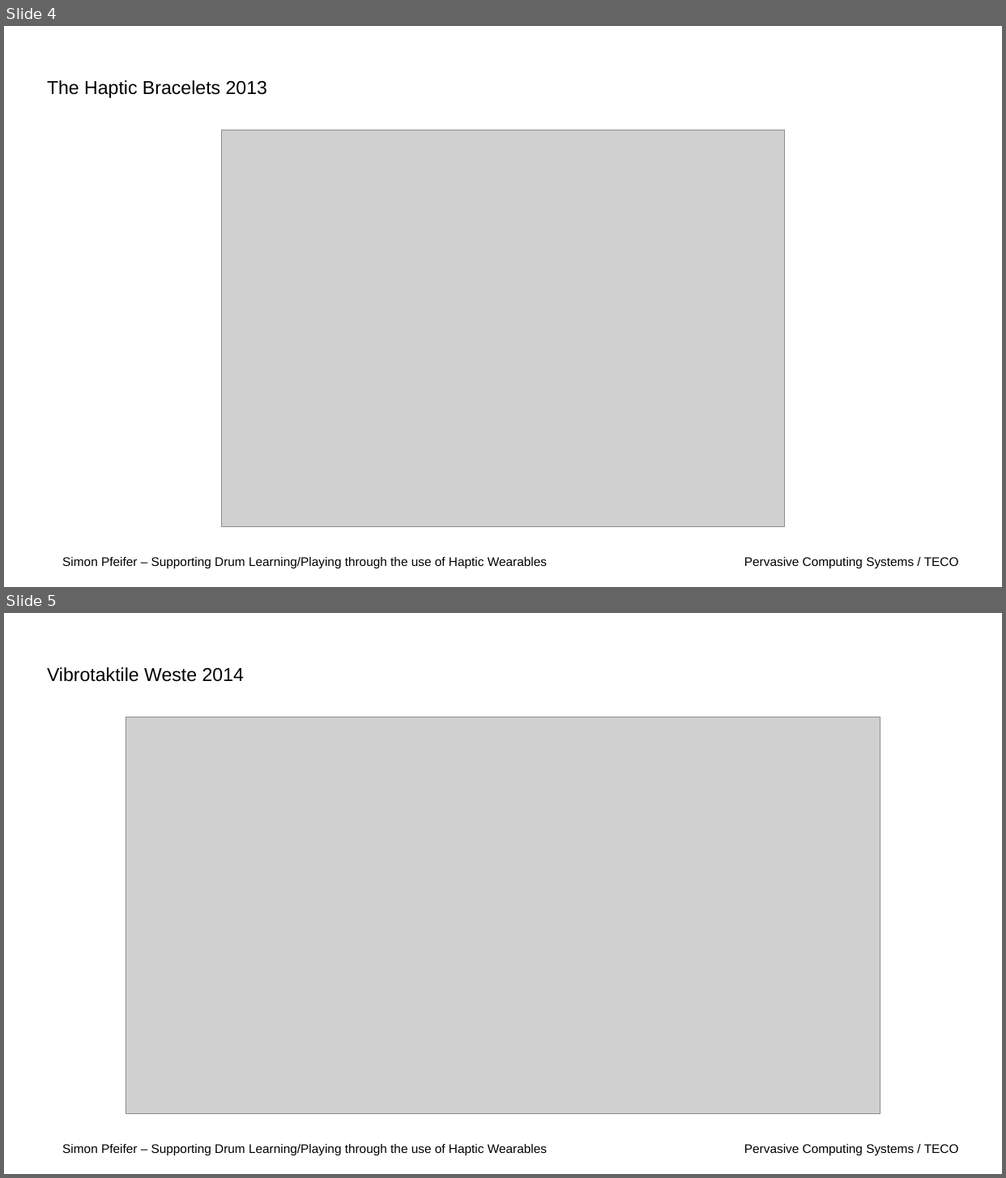
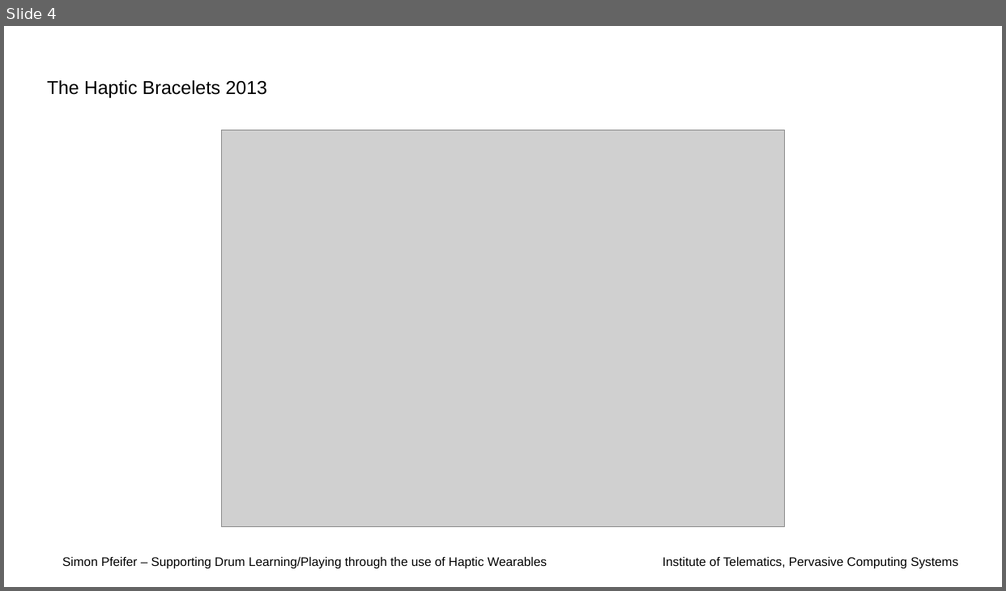
Before and after one commit to Spiemer/proseminar, a slide deck: presentation/presentation.odp. Shown one above the other, each under a label of ours: slides 4 and 5 before the commit, slide 4 after it. The pictures are 1006x1178 and 1006x591 pixels, drawn with LibreOffice and Linux fonts; fonts in the diff are those of the drawing; grey boxes stand for pictures; background and template pictures are left out. Boxes give left, top, right and bottom in pixels: in the first picture for what was removed or moved away, otherwise in the second. Text is boxed around its words. In the diff, an @@ line names an element or a change of style, - is before the commit and + after.

```diff
--- a/presentation/presentation.odp
+++ b/presentation/presentation.odp
@@ slide 5 removed at (x1=4, y1=613, x2=1002, y2=1174), background picture (left out); not listed: 2 template elements that a slide beside it also shows @@
@@ title removed at (x1=47, y1=667, x2=244, y2=682) @@
-Vibrotaktile Weste 2014
@@ picture removed at (x1=126, y1=717, x2=880, y2=1114) @@
@@ slide 4 changed as well @@
@@ text at (x1=663, y1=557, x2=958, y2=569): text changed @@
-Pervasive Computing Systems / TECO
+Institute of Telematics, Pervasive Computing Systems
```
Also in this commit, not shown: 3 other slides changed, 1 slide added, 1 other file.
